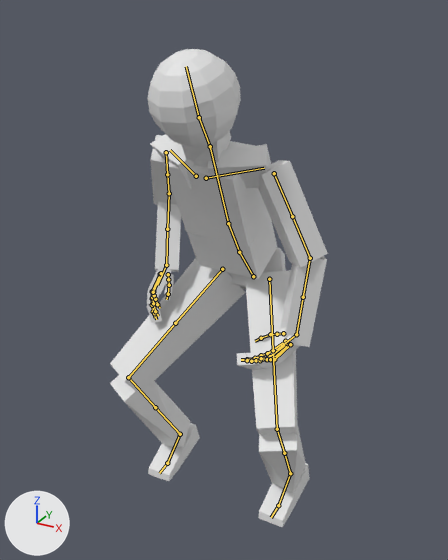
The Blender file Blender/Prototype RIg.blend as it was, and as the next commit left it.
Rendered twice from a 50 mm camera at (0.885, -1.732, 1.623) aimed at (0.001, -0.126, 0.82). The axes (+X, +Y, +Z) are drawn at lower left. The lights are the same throughout. Both versions are drawn at frame 10 of the action 'Idle'; the numbers are the values there. The bones that bend it are drawn over the model as lines.
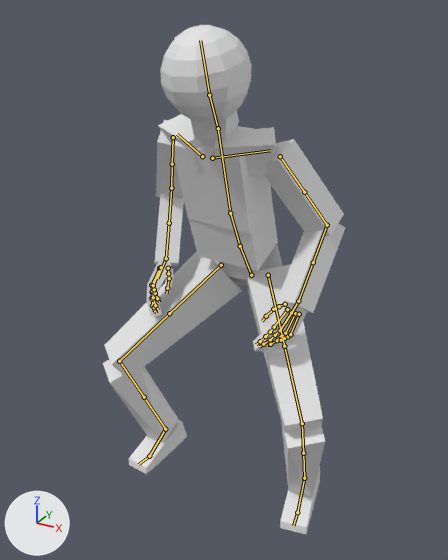
Changed parts and their boxes [x1, y1, x2, y2] in the pictures (448 x 560 px):
'Cube', posed (11% wider, 6% taller): before [110, 49, 328, 527]; after [103, 25, 345, 534]

What the commit changed:
Bone 'hand.ik.R' (bone_hand_ik_r) moves from (0.383, -0.153, -0.397) to (0.383, -0.153, -0.374).
Bone 'hand.ik.L' (bone_hand_ik_l) moves from (-0.335, -0.221, -0.5) to (-0.335, -0.219, -0.388).
Bone 'hand.ik.L' (bone_hand_ik_l) turns from (80, -31, 26) to (61, -6, 44) degrees about its own x, y and z.
Bone 'foot.ik.R' (bone_foot_ik_r) moves from (-0.142, -0.075, 0.0) to (-0.209, -0.075, 0.0).
Bone 'foot.ik.R' (bone_foot_ik_r) turns from (0, 0, 4) to (0, 0, -6) degrees about its own x, y and z.
Bone 'foot.ik.L' (bone_foot_ik_l) moves from (0.15, -0.074, 0.0) to (0.202, -0.074, 0.0).
Bone 'foot.ik.L' (bone_foot_ik_l) turns from (0, 0, 0) to (0, 0, 10) degrees about its own x, y and z.
Bone 'torso' (bone_torso) moves from (0.0, -0.03, -0.226) to (0.0, -0.029, -0.203).
Bone 'torso' (bone_torso) turns from (27, 0, -1) to (21, 0, -1) degrees about its own x, y and z.
Bone 'elbow_target.ik.L' (bone_elbow_target_ik_l) moves from (0.125, -0.255, 0.07) to (-0.096, -0.279, 0.035).
